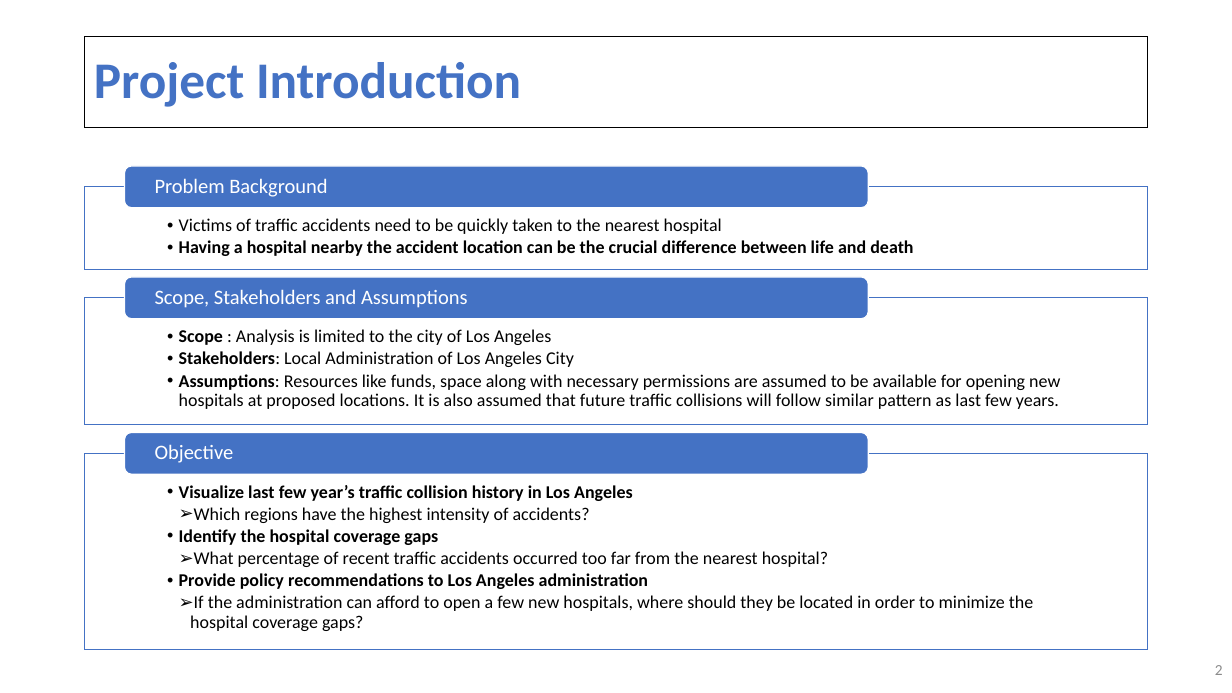
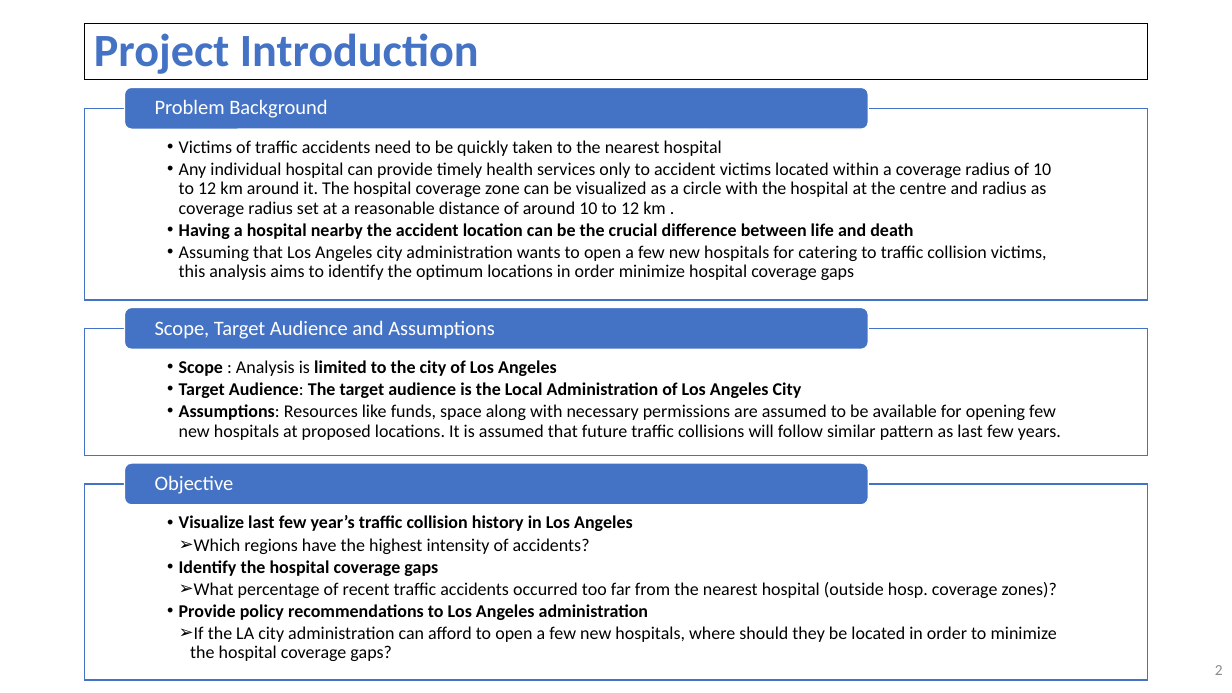
Before and after one commit to datageek7/Coursera_IBM_Capstone, a slide deck: slide 2 of Coursera IBM Capstone_Part 1.pptx. Drawn at 1232x693 pixels with LibreOffice and Linux fonts; fonts in the diff are those of the drawing. Boxes give left, top, right and bottom in pixels: in the first picture for what was removed or moved away, otherwise in the second. Text is boxed around its words. In the diff, an @@ line names an element or a change of style, - is before the commit and + after.

```diff
--- a/Coursera IBM Capstone_Part 1.pptx
+++ b/Coursera IBM Capstone_Part 1.pptx
@@ title "Project Introduction": place and size @@
-title "Project Introduction" at <box>85,37,1148,128</box>
+title "Project Introduction" at <box>85,24,1148,79</box>
@@ title "Project Introduction" at <box>85,24,1148,79</box>: size 40 to 36 pt @@
@@ rounded rectangle: place and size @@
-rounded rectangle at <box>125,166,869,208</box>
+rounded rectangle at <box>125,88,869,129</box>
@@ rectangle: place and size @@
-rectangle at <box>85,187,1148,269</box>
+rectangle at <box>85,108,1148,299</box>
@@ text "Victims of traffic accidents need ...": place and size @@
-text "Victims of traffic accidents need ..." at <box>179,218,913,256</box>
+text "Victims of traffic accidents need ..." at <box>179,140,1051,280</box>
@@ text "Problem Background": place and size @@
-text "Problem Background" at <box>155,178,327,197</box>
+text "Problem Background" at <box>155,99,327,118</box>
@@ text at <box>179,162,1051,217</box>: paragraph added @@
+  • Any individual hospital can provide timely health services only to accident victims located within a coverage radius of 10 to 12 km around it. The hospital coverage zone can be visualized as a circle with the hospital at the centre and radius as coverage radius set at a reasonable distance of around 10 to 12 km .
@@ text at <box>179,245,1047,280</box>: paragraph added @@
+  • Assuming that Los Angeles city administration wants to open a few new hospitals for catering to traffic collision victims, this analysis aims to identify the optimum locations in order minimize hospital coverage gaps
@@ text at <box>155,320,495,339</box>: text changed @@
-Scope, Stakeholders and Assumptions
+Scope, Target Audience and Assumptions
@@ text at <box>179,382,1061,440</box>: text changed @@
-  • Stakeholders: Local Administration of Los Angeles City
-  • Assumptions: Resources like funds, space along with necessary permissions are assumed to be available for opening new hospitals at proposed locations. It is also assumed that future traffic collisions will follow similar pattern as last few years.
+  • Target Audience: The target audience is the Local Administration of Los Angeles City
+  • Assumptions: Resources like funds, space along with necessary permissions are assumed to be available for opening few new hospitals at proposed locations. It is assumed that future traffic collisions will follow similar pattern as last few years.
@@ text at <box>179,360,557,376</box>: bold on in "limited to the city of Los Angeles" @@
@@ 3 texts, 2 rectangles, 2 rounded rectangles: place and size @@
-3 texts, 2 rectangles, 2 rounded rectangles at <box>85,277,1148,650</box>
+3 texts, 2 rectangles, 2 rounded rectangles at <box>85,308,1148,680</box>
@@ text at <box>194,582,1057,598</box>: text changed @@
-    ➢ What percentage of recent traffic accidents occurred too far from the nearest hospital?
+    ➢ What percentage of recent traffic accidents occurred too far from the nearest hospital (outside hosp. coverage zones)?
@@ text at <box>190,626,1057,661</box>: text changed @@
-    ➢ If the administration can afford to open a few new hospitals, where should they be located in order to minimize the hospital coverage gaps?
+    ➢ If the LA city administration can afford to open a few new hospitals, where should they be located in order to minimize the hospital coverage gaps?
```
Also in this commit, not shown: 2 other slides changed, 1 slide added.
